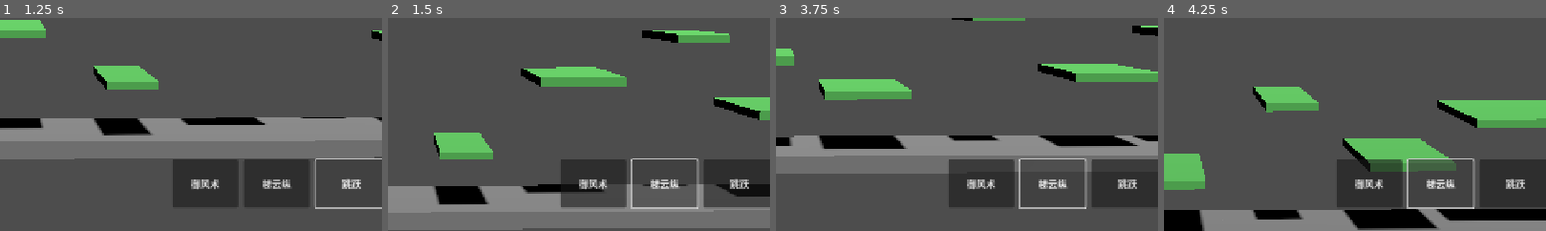
Above: before the commit, frames 1-4 (left to right).
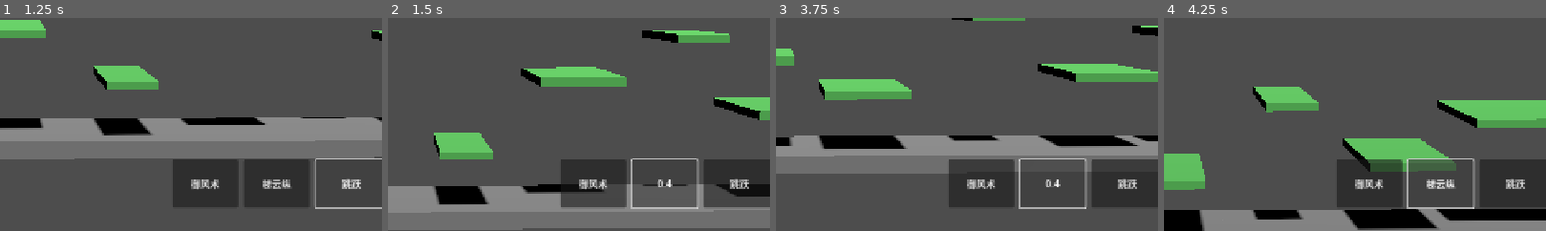
Above: after the commit, the same moments.

Repository: KStar001/GodotFly2
Game: Godot game, scene res://02scene/stage_001.tscn
Same seed, same stepped clock (60 frames per second), same inputs: the game is played once before the commit and once after it.
Inputs:
- Up to frame 1 (1.25 s): click "跳跃" at 0.5 s
- Up to frame 2 (1.5 s): click "梯云纵" at 1.25 s
- Up to frame 3 (3.75 s): click "御风术" at 2 s; click "跳跃" at 2.75 s; click "梯云纵" at 3.5 s
- Up to frame 4 (4.25 s): no input
The pictures show only the part of the screen within x 46-96%, y 50-100%; the shares and areas given below are measured in that part.

Frame 1 is identical in both runs. In frame 2, 0.3% of the frame differs, in the area x 68-76%, y 75-81%; in frame 3, 0.3%; in frame 4, nothing differs.

Commit message:
debug: 技能施放期间按钮显示剩余时长

Diff:
--- a/01code/KsUIHud.gd
+++ b/01code/KsUIHud.gd
@@ -1,6 +1,11 @@
 #---------------------------------------------------------------------------------------------------
 extends CanvasLayer
 class_name KsUIHud
+#---------------------------------------------------------------------------------------------------
+# 按钮原始文字
+const LabelJump: String    = "跳跃"
+const LabelSkillB: String  = "梯云纵"
+const LabelSkillC: String  = "御风术"
 #---------------------------------------------------------------------------------------------------
 # 节点引用
 @onready var NodeJumpButton: Button   = $JumpButton
@@ -11,6 +16,33 @@
 func _ready() -> void:
 	KsWorld.SetMainUIHud(self)
 #---------------------------------------------------------------------------------------------------
+func _process(_delta: float) -> void:
+	_UpdateSkillButtonLabel()
+#---------------------------------------------------------------------------------------------------
+# 技能施放期间，对应按钮显示剩余时长；其余按钮恢复原始文字
+func _UpdateSkillButtonLabel() -> void:
+	# 默认先全部恢复原始文字
+	NodeJumpButton.text   = LabelJump
+	NodeSkillBButton.text = LabelSkillB
+	NodeSkillCButton.text = LabelSkillC
+
+	if KsWorld.CurPlayer == null:
+		return
+	var CompSkill: KsActorCompSkill = KsWorld.CurPlayer.CompSkill
+	if CompSkill == null or CompSkill.CurSkillData == null:
+		return
+
+	# 计算剩余时长
+	var Remain: float = max(0.0, CompSkill.CurSkillData.Duration - CompSkill.CurSkillTimer)
+	var RemainText: String = "%.1f" % Remain
+
+	# 根据技能类型决定显示在哪个按钮上
+	# SkillType: 0=A类闪避(JumpButton) 1=B类跳跃(SkillBButton) 2=C类功法(SkillCButton)
+	match CompSkill.CurSkillData.SkillType:
+		0: NodeJumpButton.text   = RemainText
+		1: NodeSkillBButton.text = RemainText
+		2: NodeSkillCButton.text = RemainText
+#---------------------------------------------------------------------------------------------------
 # 更新调试文本
 func UpdateDebugText(Text: String) -> void:
 	NodeDebugLabel.text = Text
